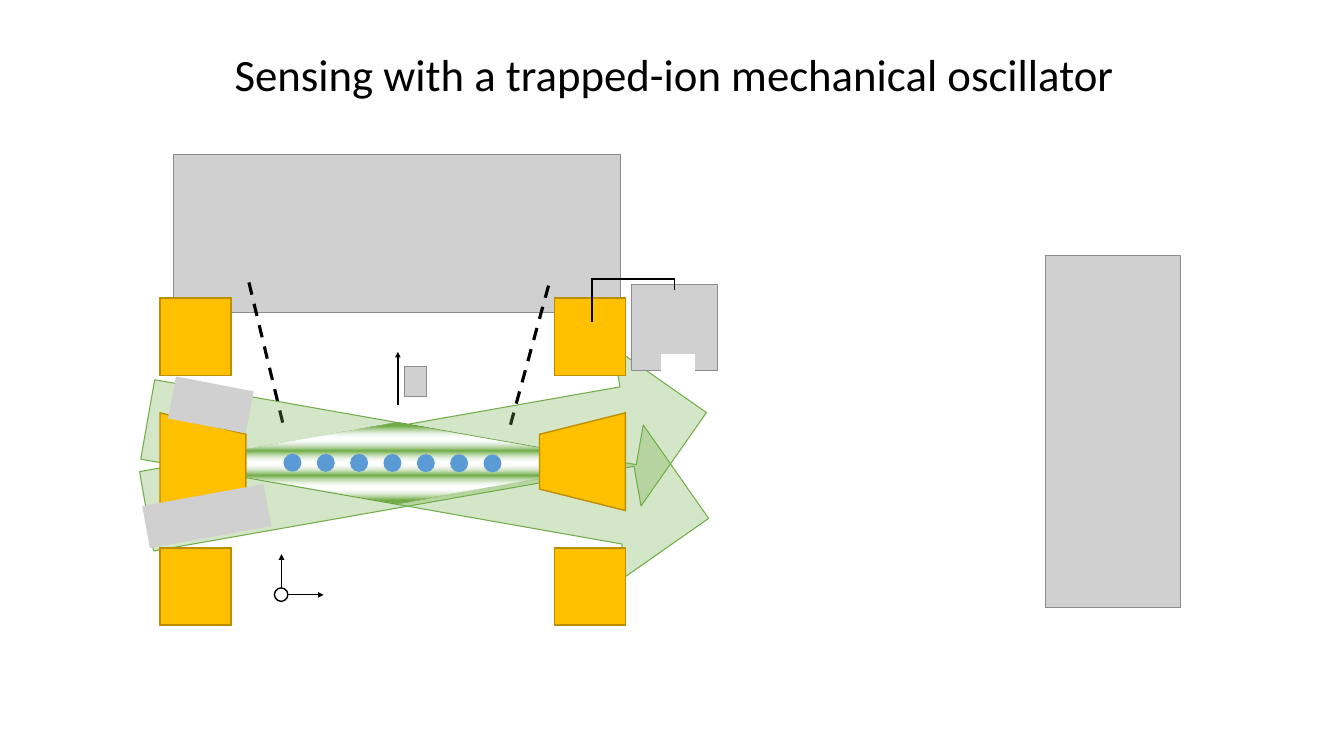
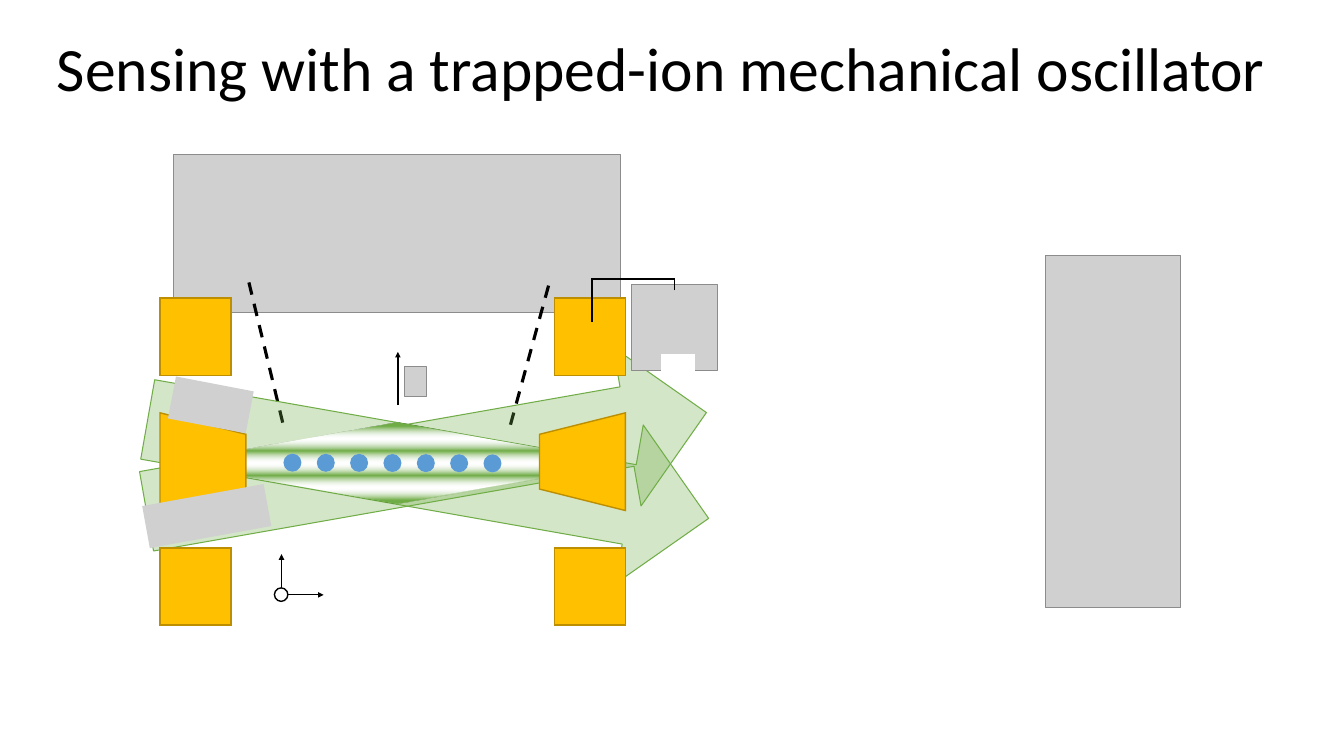
Before and after one commit to kgilmo/amplitude_sensing_paper, a slide deck: slide 1 of amplitude_sensing_penning.pptx. Drawn at 1344x756 pixels with LibreOffice and Linux fonts; fonts in the diff are those of the drawing; grey boxes stand for pictures; background and template pictures are left out. Boxes give left, top, right and bottom in pixels: in the first picture for what was removed or moved away, otherwise in the second. Text is boxed around its words. In the diff, an @@ line names an element or a change of style, - is before the commit and + after.

```diff
--- a/amplitude_sensing_penning.pptx
+++ b/amplitude_sensing_penning.pptx
@@ text "Sensing with a trapped-ion mechanical ...": place and size @@
-text "Sensing with a trapped-ion mechanical ..." at bbox=[235, 60, 1113, 99]
+text "Sensing with a trapped-ion mechanical ..." at bbox=[57, 48, 1265, 102]
@@ text "Sensing with a trapped-ion mechanical ..." at bbox=[57, 48, 1265, 102]: size 32 to 44 pt @@
```
Also in this commit, not shown: 5 other slides changed.
